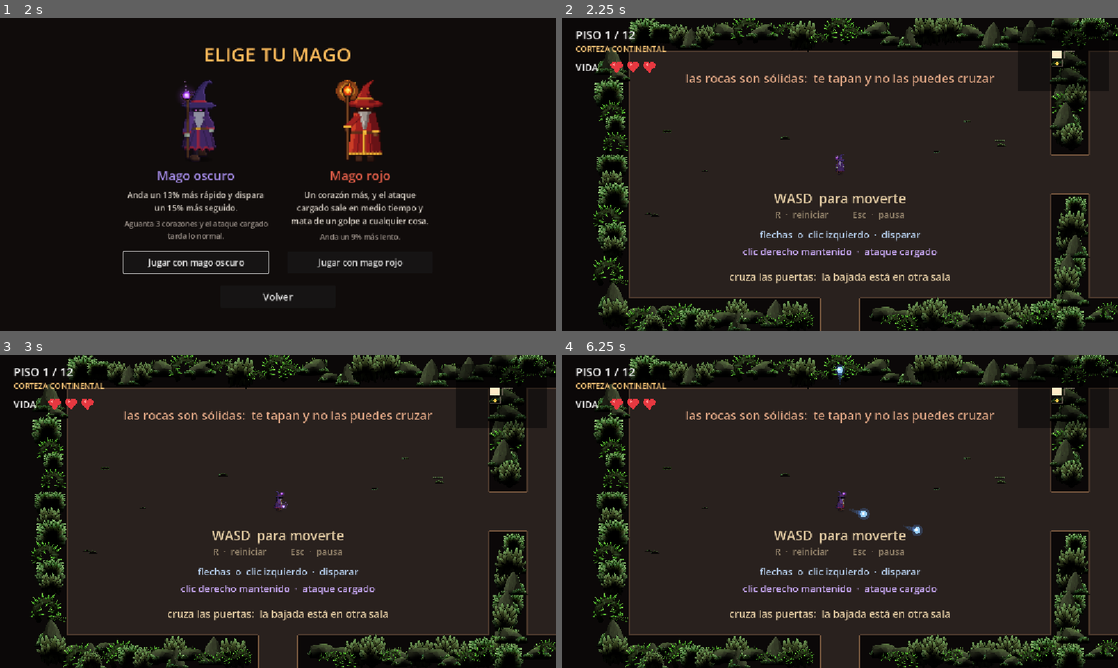
Above: before the commit, frames 1-4 (two rows, left to right).
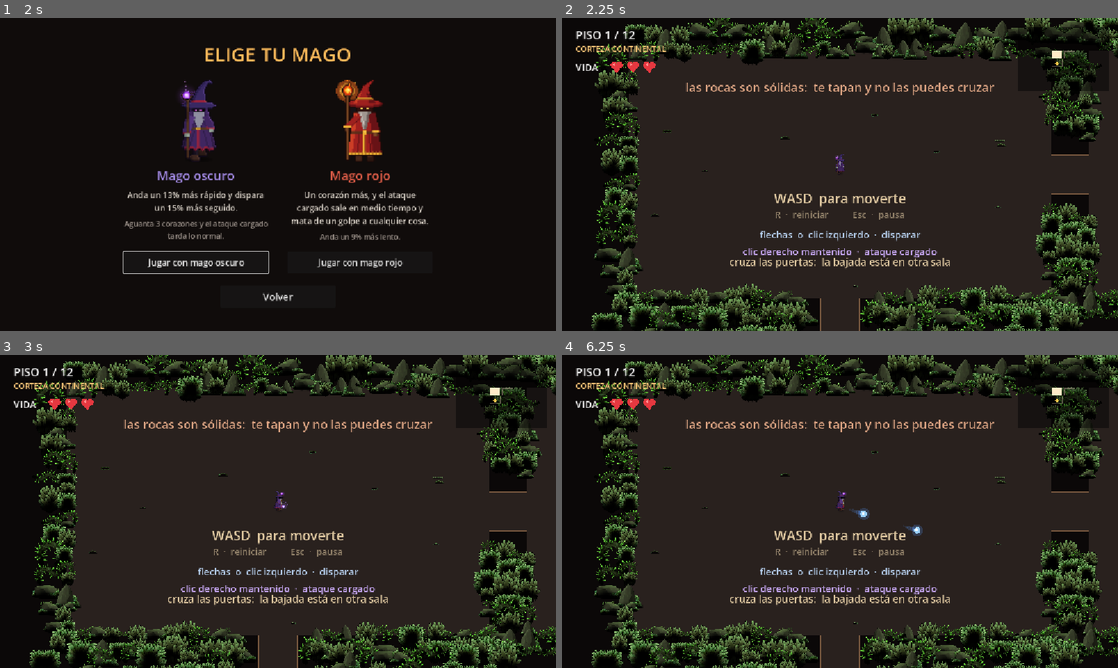
Above: after the commit, the same moments.

Repository: MatiasRodrigo0502/Vacio
Game: Godot game, scene res://scenes/MenuPrincipal.tscn
Two runs of this game, one before a commit and one after it. Both use one fixed random seed, a clock stepped at 60 frames per second and the inputs below.
Inputs (mouse positions are in pixels of both pictures, inside the frame that each line leads up to):
- Up to frame 1 (2 s): click "Jugar" at 0.5 s; click "Jugar" at 1.25 s
- Up to frame 2 (2.25 s): click "Jugar con mago oscuro" at 2 s
- Up to frame 3 (3 s): tap Enter at 2.75 s; move the mouse to (400, 495) at 2.77 s; hold Right (disparar_derecha) from 2.78 s (still down); hold Right mouse button (cargar_ataque) from 2.78 s (still down)
- Up to frame 4 (6.25 s): move the mouse to (728, 527) at 3.52 s; release Right (disparar_derecha) at 3.53 s; release Right mouse button (cargar_ataque) at 3.53 s; hold Down (disparar_abajo) 3.53-4.28 s; click (728, 527) at 3.6 s; move the mouse to (895, 442) at 4.27 s; hold Right (disparar_derecha) 4.28-5.03 s; hold R (reiniciar_partida) 4.28-5.03 s; move the mouse to (812, 574) at 5.02 s; hold Up (disparar_arriba) 5.03-5.78 s; right-click (812, 574) at 5.1 s; move the mouse to (1006, 558) at 5.77 s; press the mouse at (1006, 558) at 5.78 s; hold Left (disparar_izquierda) from 5.78 s (still down)

Frame 1 is identical in both runs. In frame 2, 21% of the frame differs, in the area x 5-100%, y 0-100%; in frame 3, 21%; in frame 4, 21%.

Commit message:
Salas con borde de rocas, mas enemigos y ventajas al matar
- El limite de cada sala son rocas: una fila pisa el borde del suelo, se
  mete en la sala (hasta 43 px, 25 en las del fondo) y choca como una roca
  mas. Detras, otra fila rellena la franja del muro. Sin la linea recta.
- Mas enemigos: de media 3 por sala en el piso 2 hasta 8 en el 12 (378 al
  empezar los pisos; unas 600 muertes por partida con las crias).
- Cada enemigo que muere tiene un 3 % de soltar una ventaja al azar. Las
  crias no sueltan nada, y nunca cae encima de agujeros, lava, pinchos,
  rocas o la bajada.

Arreglado por el camino: una bola grande (orbe hinchado, ataque cargado)
moria en cualquier roca que rozara. Contra las rocas cuenta solo su
nucleo (10 px). Y los enemigos ya no se pueden quedar dentro de una roca.

Probado en headless: el paso de las puertas en los 12 pisos, las ventajas
soltadas (sitio libre, bajada, crias, frecuencia) y una partida entera con
los dos magos.

Co-Authored-By: Claude Opus 5.5 <noreply@anthropic.com>

Diff:
--- a/resources/mecanicas/enemigos.tres
+++ b/resources/mecanicas/enemigos.tres
@@ -5,11 +5,11 @@
 [resource]
 script = ExtResource("1_enemigos")
 nombre_mecanica = "Enemigos"
-descripcion = "Reparte enemigos por las salas de pelea: de 2 a 7 por sala, mas cuanto mas se baja, y como mucho la mitad a distancia. Aparecen a partir del piso 2."
+descripcion = "Reparte enemigos por las salas de pelea: de 3 a 8 por sala, mas cuanto mas se baja, y como mucho la mitad a distancia. Aparecen a partir del piso 2."
 piso_desbloqueo = 2
 activa = true
-base = 2
-por_piso = 0.4
-maximo = 7
+base = 3
+por_piso = 0.5
+maximo = 9
 proporcion_distancia = 0.5
 despeje = 200.0
--- a/resources/mecanicas/objetos.tres
+++ b/resources/mecanicas/objetos.tres
@@ -5,8 +5,9 @@
 [resource]
 script = ExtResource("1_objetos")
 nombre_mecanica = "Objetos"
-descripcion = "Deja un objeto por piso. Las mejoras se acumulan durante toda la partida."
+descripcion = "Deja un objeto por piso, y a veces (3 %) un enemigo suelta otro al morir. Las mejoras se acumulan durante toda la partida."
 piso_desbloqueo = 1
 activa = true
 por_piso = 1
 despeje = 260.0
+probabilidad_al_matar = 0.03
--- a/scenes/MenuPrincipal.tscn
+++ b/scenes/MenuPrincipal.tscn
@@ -147,7 +147,7 @@
 El cargado atraviesa enemigos y pega más fuerte, pero las rocas lo paran igual.
 Las rocas son sólidas: no se pueden cruzar ni romper, pero te sirven de parapeto.
 Te quitan vida los enemigos, sus disparos, los pinchos, la lava y caer al vacío.
-En cada piso hay un objeto que te mejora para el resto de la partida.
+En cada piso hay un objeto que te mejora, y a veces un enemigo suelta otro.
 Doce pisos: cada uno con más salas, más pequeñas, y cada vez se ve menos."
 horizontal_alignment = 1
 
--- a/scripts/bola_magica.gd
+++ b/scripts/bola_magica.gd
@@ -56,6 +56,18 @@
 ## Isaac las lagrimas no salen de la sala; aqui tampoco. Vacio = sin limite.
 var limite: Rect2 = Rect2()
 
+## Contra las rocas solo cuenta el nucleo de la bola, no todo su tamano.
+##
+## POR QUE:
+## el tamano de la bola esta para acertar a los enemigos. Si contara entero
+## contra las rocas, hacer la bola mas grande (el orbe hinchado, el ataque
+## cargado, que la dobla) la haria morir en cualquier roca que rozara aunque
+## el camino estuviera libre: mejorarla te dejaria peor. Lo encontro la prueba
+## de la partida entera: con radio 23, la bola nacia tocando una roca y no
+## llegaba a un enemigo que tenia delante. Es la misma idea que las rocas,
+## que chocan con el 72 % de su dibujo: mejor pasar raspando.
+const RADIO_CONTRA_ROCAS: float = 10.0
+
 var _recorrido: float = 0.0
 var _fase: float = 0.0
 
@@ -77,7 +89,8 @@
 	var antes := global_position
 	position += direccion * paso
 	_recorrido += paso
-	var roca := Terreno.choque(get_world_2d(), antes, global_position, radio, Terreno.CAPA_ROCAS)
+	var roca := Terreno.choque(get_world_2d(), antes, global_position,
+		minf(radio, RADIO_CONTRA_ROCAS), Terreno.CAPA_ROCAS)
 	if roca != null:
 		_al_tocar_roca(roca)
 		return
--- a/scripts/enemigo.gd
+++ b/scripts/enemigo.gd
@@ -166,16 +166,22 @@
 	mantener_en_la_sala()
 
 
-## Lo deja dentro del suelo de su sala.
+## Lo deja dentro del suelo de su sala y fuera de sus rocas.
 ##
 ## Los de cuerpo a cuerpo nunca salian, porque van hacia el jugador y el
 ## jugador esta dentro. Los de distancia retroceden, y sin esto cruzarian el
-## muro de espaldas y dispararian desde la sala de al lado.
+## muro de espaldas y dispararian desde la sala de al lado. Y fuera de las
+## rocas porque las rocas paran las bolas: uno metido en una no se podria
+## matar (ver Sala.sacar_de_las_rocas).
 func mantener_en_la_sala() -> void:
 	var sala := get_parent() as Sala
 	if sala == null or tipo == null:
 		return
 	var dentro := sala.rect_suelo_global().grow(-tipo.alto * 0.45)
+	global_position = global_position.clamp(dentro.position, dentro.end)
+	global_position = sala.sacar_de_las_rocas(global_position, tipo.alto * 0.4)
+	# Otra vez dentro del suelo: salir de una roca pegada al muro podria
+	# haberlo empujado hacia fuera.
 	global_position = global_position.clamp(dentro.position, dentro.end)
 
 
--- a/scripts/mecanicas/enemigos.gd
+++ b/scripts/mecanicas/enemigos.gd
@@ -14,11 +14,11 @@
 const RUTA_TIPOS := "res://resources/enemigos"
 
 ## Enemigos por sala en el primer piso en el que aparecen.
-@export var base: int = 2
+@export var base: int = 3
 ## Cuantos mas por sala se anaden por cada piso que se baja.
-@export var por_piso: float = 0.4
+@export var por_piso: float = 0.5
 ## Tope por sala. Isaac pone entre dos y seis.
-@export var maximo: int = 7
+@export var maximo: int = 9
 
 ## Que parte de cada sala pueden ser enemigos a distancia, como mucho. Una sala
 ## solo de tiradores es una lluvia de disparos desde todas partes; con la mitad
--- a/scripts/mecanicas/objetos.gd
+++ b/scripts/mecanicas/objetos.gd
@@ -17,6 +17,15 @@
 ## normales. Un objeto en el umbral se cogeria sin verlo.
 @export var despeje: float = 260.0
 
+## Probabilidad de que un enemigo suelte una ventaja al morir. Baja a
+## proposito: el objeto de cada piso sigue siendo la recompensa gorda, y esto
+## es la sorpresa de vez en cuando. Con 0,03, uno de cada ~33 enemigos.
+@export_range(0.0, 1.0) var probabilidad_al_matar: float = 0.03
+
+## Distancia minima entre lo que suelta un enemigo y el agujero de bajada.
+## Recoger la ventaja no puede obligar a pisar la bajada.
+const DESPEJE_BAJADA: float = 110.0
+
 var _objetos: Array[ObjetoMejora] = []
 
 
@@ -32,6 +41,10 @@
 
 	var generador := RandomNumberGenerator.new()
 	generador.seed = hash(nombre_mecanica) + piso.numero_piso * 60077
+
+	# Cada sala avisa cuando le muere un enemigo, y a veces sale una ventaja.
+	for sala in piso.salas():
+		sala.enemigo_muerto.connect(_al_morir_enemigo.bind(sala, piso, disponibles))
 
 	# El primero, en el centro de su sala: es un premio, se tiene que ver nada
 	# mas asomarse. Si el mapa no tiene sala de objeto (pocas salas), va al
@@ -55,6 +68,46 @@
 				continue
 			_dejar(sala, sitio, disponibles, generador)
 			break
+
+
+## Al morir un enemigo, a veces suelta una ventaja al azar.
+##
+## Aqui el azar NO sale de la semilla del piso, a diferencia del resto: los
+## pisos son fijos, pero lo que suelta un enemigo es suerte, y tiene que poder
+## cambiar de una partida a otra.
+func _al_morir_enemigo(enemigo: Enemigo, sala: Sala, piso: Node,
+		disponibles: Array[ObjetoMejora]) -> void:
+	if enemigo.tipo == null or enemigo.tipo.es_cria:
+		return
+	if randf() >= probabilidad_al_matar:
+		return
+	var sitio: Variant = _sitio_para_soltar(enemigo.global_position, sala, piso)
+	if sitio == null:
+		return
+	var azar := RandomNumberGenerator.new()
+	azar.randomize()
+	_dejar(sala, sala.to_local(sitio), disponibles, azar)
+
+
+## Donde dejar lo que suelta un enemigo: donde murio si se puede, y si no, lo
+## mas cerca posible. Nunca encima de un agujero, lava, pinchos, una roca o la
+## bajada: el enemigo pudo morir encima de todo eso (vuelan y atraviesan), y
+## una ventaja que no se puede coger sin caer al vacio es una trampa.
+## Devuelve null si no hay sitio.
+func _sitio_para_soltar(donde: Vector2, sala: Sala, piso: Node) -> Variant:
+	var dentro := sala.rect_suelo_global().grow(-60.0)
+	for radio in [0.0, 40.0, 80.0, 120.0, 160.0, 200.0, 260.0]:
+		for paso in 8:
+			var punto: Vector2 = (donde + Vector2.RIGHT.rotated(paso * TAU / 8.0) * radio) \
+				.clamp(dentro.position, dentro.end)
+			if sala.tipo == MapaSalas.Tipo.SALIDA \
+					and punto.distance_to(sala.global_position) < DESPEJE_BAJADA:
+				continue
+			if piso.lugar_libre(punto, 30.0, false):
+				return punto
+			if radio == 0.0:
+				break
+	return null
 
 
 func _dejar(sala: Sala, sitio: Vector2, disponibles: Array[ObjetoMejora],
--- a/scripts/piso.gd
+++ b/scripts/piso.gd
@@ -159,7 +159,7 @@
 ##
 ## Mira todo lo que ya hay, sea de quien sea: asi da igual en que orden se
 ## apliquen las mecanicas, la que va segunda esquiva lo de la primera.
-func lugar_libre(punto: Vector2, radio: float) -> bool:
+func lugar_libre(punto: Vector2, radio: float, mirar_enemigos: bool = true) -> bool:
 	# Contra el dibujo entero de la roca y no contra su colision, que es mas
 	# pequena: algo medio tapado por una roca tampoco se lee bien.
 	for obstaculo in _obstaculos:
@@ -170,8 +170,10 @@
 	var sala := sala_en(punto)
 	if sala == null:
 		return false
+	if sala.pisa_roca_filo(punto, radio + 12.0):
+		return false
 	for hijo in sala.get_children():
-		if hijo is Enemigo and hijo.tipo != null:
+		if hijo is Enemigo and hijo.tipo != null and mirar_enemigos:
 			if hijo.global_position.distance_to(punto) < radio + hijo.tipo.alto * 0.5 + 16.0:
 				return false
 		elif hijo is Peligro:
@@ -383,6 +385,7 @@
 				texturas[generador.randi() % texturas.size()],
 				lado, tinte, datos.velocidad_obstaculos)
 			_obstaculos.append(obstaculo)
+			sala.registrar_roca(_caja_colision(obstaculo))
 			posiciones.append(en_piso)
 			lados.append(lado)
 			break
@@ -442,8 +445,15 @@
 			losa.preparar(to_global(en_piso), textura, ancho_losa, tinte_losa,
 				datos.velocidad_obstaculos)
 			_obstaculos.append(losa)
+			sala.registrar_roca(_caja_colision(losa))
 			_plantar_encima(en_piso, losa.tamano(), generador, tinte, plantas)
 			break
+
+
+## La caja de colision de una roca o plataforma, en el mundo.
+func _caja_colision(obstaculo: Obstaculo) -> Rect2:
+	var caja := obstaculo.tamano() * Obstaculo.FACTOR_COLISION
+	return Rect2(obstaculo.global_position - caja * 0.5, caja)
 
 
 ## Siembra unas cuantas plantas sobre una plataforma ya colocada.
@@ -512,55 +522,85 @@
 			_decoracion.add_child(adorno)
 
 
-## Rodea cada sala con rocas, para que el limite deje de ser una linea dibujada
-## y parezca la pared de la cueva.
-##
-## Van en la franja de muro, por fuera del suelo, y no chocan con nada: la
-## colision la ponen los muros de la sala. Dejan libres los huecos de puerta.
-##
-## POR QUE TAN PEGADAS Y TAN PEQUENAS:
-## entre dos salas vecinas solo hay 128 px de muro (dos de 64). Una roca mas
-## grande o mas alejada asomaria en el suelo de la sala de al lado, y ahi
-## pareceria un obstaculo que luego no choca. El jugador tiene que poder
-## fiarse de lo que ve.
+## Rodea cada sala con rocas, para que el limite de la sala sean rocas y no un
+## rectangulo dibujado.
+##
+## Dos filas por lado:
+## - la del FILO pisa el borde del suelo y se mete un poco en la sala. Tapa el
+##   borde recto y choca (ver Sala.anadir_roca_filo): es el limite de verdad.
+## - la del FONDO, por fuera, rellena la franja del muro para que detras del
+##   filo se vea roca maciza y no negro. No choca: detras ya esta el muro.
+##
+## Las dos dejan libres los huecos de las puertas.
 func _colocar_borde(generador: RandomNumberGenerator, tinte: Color,
 		catalogo: CatalogoObstaculos) -> void:
 	var piezas := catalogo.rocas_todas()
 	if piezas.is_empty():
 		return
-
-	var tamano := _tamano_sala()
-	var tope := Sala.GROSOR_MURO * 1.7
-	var lado_medio := clampf(tamano.x * 0.07, 50.0, 96.0)
-
+	# Por altura en pantalla: con vista en 3/4, la roca de mas abajo va delante.
+	# Sin esto, en el lado de abajo la fila del fondo quedaria detras del filo.
+	_decoracion.y_sort_enabled = true
 	for sala in _orden_salas:
 		for direccion in MapaSalas.DIRECCIONES:
-			var horizontal := direccion == Vector2i.UP or direccion == Vector2i.DOWN
-			var largo := tamano.x if horizontal else tamano.y
-			var recorrido := -largo * 0.5 - Sala.GROSOR_MURO * 0.5
-			while recorrido < largo * 0.5 + Sala.GROSOR_MURO * 0.5:
-				var lado := minf(lado_medio * generador.randf_range(0.7, 1.4), tope)
-				recorrido += lado * generador.randf_range(0.45, 0.8)
-
-				if direccion in sala.puertas \
-						and absf(recorrido) < Sala.ANCHO_PUERTA * 0.5 + lado * 0.5:
-					continue
-
-				var fuera := lado * generador.randf_range(0.45, 0.7)
-				var local: Vector2
-				if horizontal:
-					local = Vector2(recorrido, direccion.y * (tamano.y * 0.5 + fuera))
-				else:
-					local = Vector2(direccion.x * (tamano.x * 0.5 + fuera), recorrido)
-
-				var textura: Texture2D = piezas[generador.randi() % piezas.size()]
-				var roca := Sprite2D.new()
-				roca.texture = textura
-				roca.scale = Vector2.ONE * (lado / maxf(textura.get_size().x, textura.get_size().y))
-				roca.flip_h = generador.randf() < 0.5
-				roca.modulate = Color(tinte.r, tinte.g, tinte.b, 1.0)
-				roca.position = sala.position + local
-				_decoracion.add_child(roca)
+			_fila_de_rocas(sala, direccion, false, generador, tinte, piezas)
+			_fila_de_rocas(sala, direccion, true, generador, tinte, piezas)
+
+
+## Una fila de rocas a lo largo de un lado de la sala.
+##
+## POR QUE LAS DEL FILO SON MAS PEQUENAS:
+## se meten en la sala, y su colision con ellas. Del tamano de las del fondo,
+## en el piso 12 se comerian un buen trozo de cada lado de una sala que ya es
+## pequena. Asi se meten como mucho unos 40 px.
+func _fila_de_rocas(sala: Sala, direccion: Vector2i, filo: bool,
+		generador: RandomNumberGenerator, tinte: Color, piezas: Array[Texture2D]) -> void:
+	var tamano := sala.tamano
+	var horizontal := direccion == Vector2i.UP or direccion == Vector2i.DOWN
+	var largo := tamano.x if horizontal else tamano.y
+	var lado_medio := clampf(tamano.x * 0.05, 40.0, 70.0) if filo \
+		else clampf(tamano.x * 0.07, 50.0, 96.0)
+	# Las del fondo no pasan del grosor de la franja del muro: mas grandes,
+	# asomarian en la sala de al lado.
+	var tope := Sala.GROSOR_MURO * 1.7
+	var sobra := 0.0 if filo else Sala.GROSOR_MURO * 0.5
+	var recorrido := -largo * 0.5 - sobra
+	while recorrido < largo * 0.5 + sobra:
+		var lado := minf(lado_medio * generador.randf_range(0.7, 1.35), tope)
+		recorrido += lado * generador.randf_range(0.45, 0.8)
+		# Delante de una puerta, nada. Las del filo, con un margen mas: su
+		# colision no puede estrechar el paso.
+		var margen_puerta := 12.0 if filo else 0.0
+		if direccion in sala.puertas \
+				and absf(recorrido) < Sala.ANCHO_PUERTA * 0.5 + lado * 0.5 + margen_puerta:
+			continue
+
+		# Hacia fuera desde el borde del suelo. Las del filo, entre un poco
+		# dentro y un poco fuera: asi pisan la raya y la tapan.
+		var fuera := 0.0
+		if filo:
+			fuera = lado * generador.randf_range(-0.1, 0.2)
+		else:
+			fuera = lado * generador.randf_range(0.45, 0.7)
+		var local: Vector2
+		if horizontal:
+			local = Vector2(recorrido, direccion.y * (tamano.y * 0.5 + fuera))
+		else:
+			local = Vector2(direccion.x * (tamano.x * 0.5 + fuera), recorrido)
+		if filo and _pisa_un_cartel(sala.position + local, Vector2(lado, lado)):
+			continue
+
+		var textura: Texture2D = piezas[generador.randi() % piezas.size()]
+		var roca := Sprite2D.new()
+		roca.texture = textura
+		roca.scale = Vector2.ONE * (lado / maxf(textura.get_size().x, textura.get_size().y))
+		roca.flip_h = generador.randf() < 0.5
+		roca.modulate = Color(tinte.r, tinte.g, tinte.b, 1.0)
+		roca.position = sala.position + local
+		_decoracion.add_child(roca)
+		if filo:
+			# El mismo 0,72 que las rocas de dentro (Obstaculo.FACTOR_COLISION),
+			# en circulo: mejor pasar raspando que chocar con el aire.
+			sala.anadir_roca_filo(local, lado * Obstaculo.FACTOR_COLISION * 0.5)
 
 
 ## Pinta los carteles de controles si este piso los pide desde su .tres: los
--- a/scripts/sala.gd
+++ b/scripts/sala.gd
@@ -16,6 +16,9 @@
 
 ## Se emite cuando no queda ningun enemigo vivo dentro.
 signal despejada(sala: Sala)
+## Se emite cada vez que muere un enemigo de la sala. La usa la mecanica de
+## objetos para que, alguna vez, suelte una ventaja.
+signal enemigo_muerto(enemigo: Enemigo)
 
 ## Grosor de cada muro. Generoso a proposito: con muros finos y velocidades
 ## altas el jugador puede atravesarlos (tunneling).
@@ -45,6 +48,12 @@
 var _activada: bool = false
 var _enemigos: Array[Enemigo] = []
 var _cierres: Dictionary = {}
+## Las rocas del filo: centro (x, y) y radio, en local. Ver anadir_roca_filo().
+var _rocas_filo: Array[Vector3] = []
+var _cuerpo_filo: StaticBody2D = null
+## Las cajas de colision de las rocas y plataformas de dentro, en local. Las
+## apunta el piso al colocarlas. Ver sacar_de_las_rocas().
+var _rocas: Array[Rect2] = []
 
 
 ## Monta la sala. La llama Piso justo despues de add_child().
@@ -84,6 +93,88 @@
 		else:
 			_anadir_forma(muros, banda)
 	queue_redraw()
+
+
+## Apunta una roca del filo de la sala: las que tapan el borde recto del suelo
+## y se meten un poco en el. Chocan como las rocas de dentro (su capa), asi que
+## paran al jugador, sus bolas y los disparos enemigos.
+##
+## POR QUE HACE FALTA QUE CHOQUEN:
+## el muro de verdad sigue siendo recto, justo en el borde del suelo. Una roca
+## que se mete en la sala y no choca se atravesaria, y el jugador tiene que
+## poder fiarse de lo que ve: el limite de la sala ahora son las rocas.
+func anadir_roca_filo(centro: Vector2, radio: float) -> void:
+	if _cuerpo_filo == null:
+		_cuerpo_filo = StaticBody2D.new()
+		_cuerpo_filo.name = "Filo"
+		_cuerpo_filo.collision_layer = Terreno.CAPA_ROCAS
+		_cuerpo_filo.collision_mask = 0
+		add_child(_cuerpo_filo)
+	var forma := CollisionShape2D.new()
+	var circulo := CircleShape2D.new()
+	circulo.radius = radio
+	forma.shape = circulo
+	forma.position = centro
+	_cuerpo_filo.add_child(forma)
+	_rocas_filo.append(Vector3(centro.x, centro.y, radio))
+
+
+## Apunta la caja de colision (global) de una roca o plataforma de dentro.
+func registrar_roca(caja_global: Rect2) -> void:
+	_rocas.append(Rect2(to_local(caja_global.position), caja_global.size))
+
+
+## El punto (global) mas cercano en el que algo de ese radio no queda dentro de
+## ninguna roca de la sala.
+##
+## POR QUE HACE FALTA:
+## los enemigos son areas y atraviesan las rocas, pero las rocas paran las
+## bolas. Un enemigo a distancia retrocede al acercarte, y arrinconado contra
+## el borde podria acabar metido en una roca del filo: la bola chocaria con la
+## roca y no le llegaria nunca, y la sala no se abriria. Es preventivo: no se
+## llego a ver pasar (la sala que no se abria en la prueba era otra cosa, el
+## radio de la bola; ver BolaMagica.RADIO_CONTRA_ROCAS). Sacandolos de las
+## rocas, a todo enemigo se le puede dar.
+func sacar_de_las_rocas(punto_global: Vector2, radio: float) -> Vector2:
+	var punto := to_local(punto_global)
+	for roca in _rocas_filo:
+		var centro := Vector2(roca.x, roca.y)
+		var hacia := punto - centro
+		var minimo := roca.z + radio
+		if hacia.length() < minimo:
+			# Justo en el centro no hay direccion: hacia el centro de la sala,
+			# que es hacia donde queda sitio.
+			var direccion := hacia.normalized() if hacia.length() > 0.01 else -centro.normalized()
+			punto = centro + direccion * minimo
+	for caja in _rocas:
+		var grande := caja.grow(radio)
+		if not grande.has_point(punto):
+			continue
+		# Por el lado mas cercano: es el empujon mas pequeno.
+		var izquierda := punto.x - grande.position.x
+		var derecha := grande.end.x - punto.x
+		var arriba := punto.y - grande.position.y
+		var abajo := grande.end.y - punto.y
+		var menor := minf(minf(izquierda, derecha), minf(arriba, abajo))
+		if menor == izquierda:
+			punto.x = grande.position.x
+		elif menor == derecha:
+			punto.x = grande.end.x
+		elif menor == arriba:
+			punto.y = grande.position.y
+		else:
+			punto.y = grande.end.y
+	return to_global(punto)
+
+
+## True si algo de ese radio en ese punto (global) quedaria encima de una roca
+## del filo.
+func pisa_roca_filo(punto_global: Vector2, radio: float) -> bool:
+	var punto := to_local(punto_global)
+	for roca in _rocas_filo:
+		if punto.distance_to(Vector2(roca.x, roca.y)) < roca.z + radio:
+			return true
+	return false
 
 
 ## Colores de la sala. Los peligros los usan para ser de la misma piedra.
@@ -210,6 +301,7 @@
 
 func _al_morir_enemigo(enemigo: Enemigo) -> void:
 	_enemigos.erase(enemigo)
+	enemigo_muerto.emit(enemigo)
 	if _enemigos.is_empty():
 		cerrar_puertas(false)
 		despejada.emit(self)
@@ -271,11 +363,10 @@
 
 func _draw() -> void:
 	var suelo := rect_suelo()
+	# Sin linea de limite: el borde del suelo lo tapan las rocas del filo, que
+	# chocan, y son ellas las que dicen donde acaba la sala. Una raya recta por
+	# debajo delataria el cuadrado.
 	draw_rect(suelo, _color_suelo)
-	# La linea del limite va tenue: las rocas de alrededor ya dicen donde acaba
-	# la sala. Se mantiene porque marca exactamente el muro invisible, y en un
-	# juego de precision el jugador lo agradece.
-	draw_rect(suelo, Color(_color_borde.r, _color_borde.g, _color_borde.b, 0.35), false, 4.0)
 
 	for direccion in puertas:
 		# El suelo del pasillo, en la mitad que es de esta sala. Se alarga unos
--- a/scripts/tipo_enemigo.gd
+++ b/scripts/tipo_enemigo.gd
@@ -69,6 +69,9 @@
 ## La cria se fabrica una vez y se reutiliza: todas las crias de un tipo son
 ## iguales, y asi no se crea un Resource nuevo por cada slime que muere.
 var _cria: TipoEnemigo = null
+## True en las crias. Las usa la mecanica de objetos: las crias no sueltan
+## ventajas, o matar slimes seria la forma de conseguirlas.
+var es_cria: bool = false
 
 
 func es_a_distancia() -> bool:
@@ -87,4 +90,5 @@
 		_cria.velocidad = velocidad * 1.25
 		_cria.division = 0
 		_cria.radio_explosion = 0.0
+		_cria.es_cria = true
 	return _cria
--- a/scripts/tutorial.gd
+++ b/scripts/tutorial.gd
@@ -34,8 +34,8 @@
 	_centrar(_reiniciar, inicio + Vector2(0.0, 132.0))
 	_centrar(_bola, inicio + Vector2(0.0, 200.0))
 	_centrar(_cargado, inicio + Vector2(0.0, 256.0))
-	_centrar(_puertas, inicio + Vector2(0.0, tamano_sala.y * 0.5 - 70.0))
-	_centrar(_esquivar, inicio + Vector2(0.0, -tamano_sala.y * 0.5 + 90.0))
+	_centrar(_puertas, inicio + Vector2(0.0, tamano_sala.y * 0.5 - 120.0))
+	_centrar(_esquivar, inicio + Vector2(0.0, -tamano_sala.y * 0.5 + 120.0))
 	_centrar(_bajar, salida - Vector2(0.0, 130.0))
 
 
Not shown, changed: CLAUDE.md
Not shown, changed: resources/mecanicas/README.md
